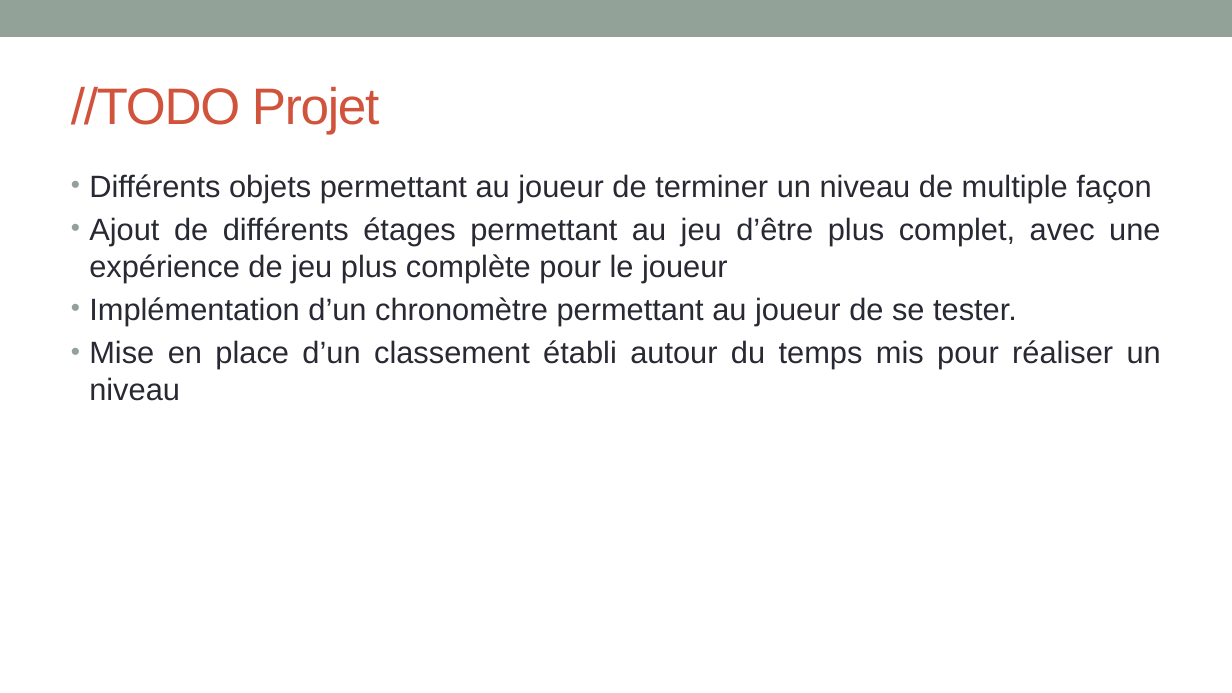
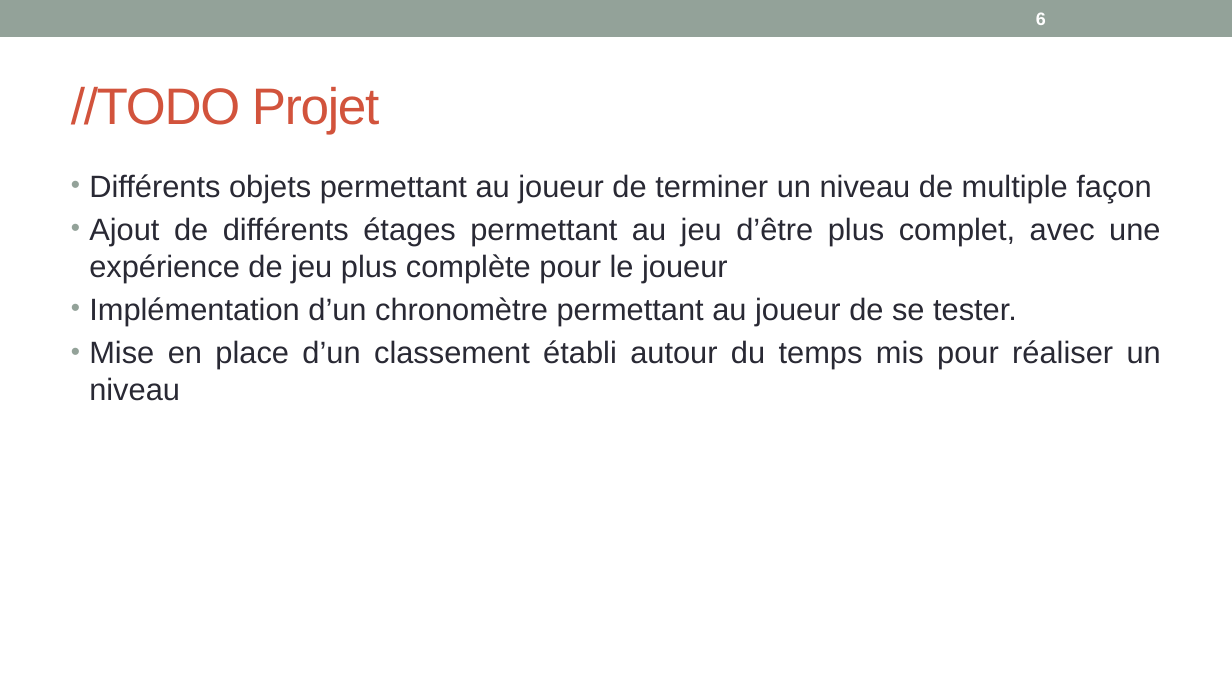
Before and after one commit to antmout/iutvalence-java-projet-2015-groupe11-stealthgameproject, a slide deck: slide 6 of Compte-rendu final/Présentation projet Stealth Game Project GR n°11.pptx. Drawn at 1232x693 pixels with LibreOffice and Linux fonts; fonts in the diff are those of the drawing. Boxes give left, top, right and bottom in pixels: in the first picture for what was removed or moved away, otherwise in the second. Text is boxed around its words. In the diff, an @@ line names an element or a change of style, - is before the commit and + after.

```diff
--- a/Compte-rendu final/Présentation projet Stealth Game Project GR n°11.pptx
+++ b/Compte-rendu final/Présentation projet Stealth Game Project GR n°11.pptx
@@ page number added at (1036, 12, 1046, 25), 14 pt, text #FFFFFF, bold @@
+6
```
Also in this commit, not shown: 5 other slides changed.
